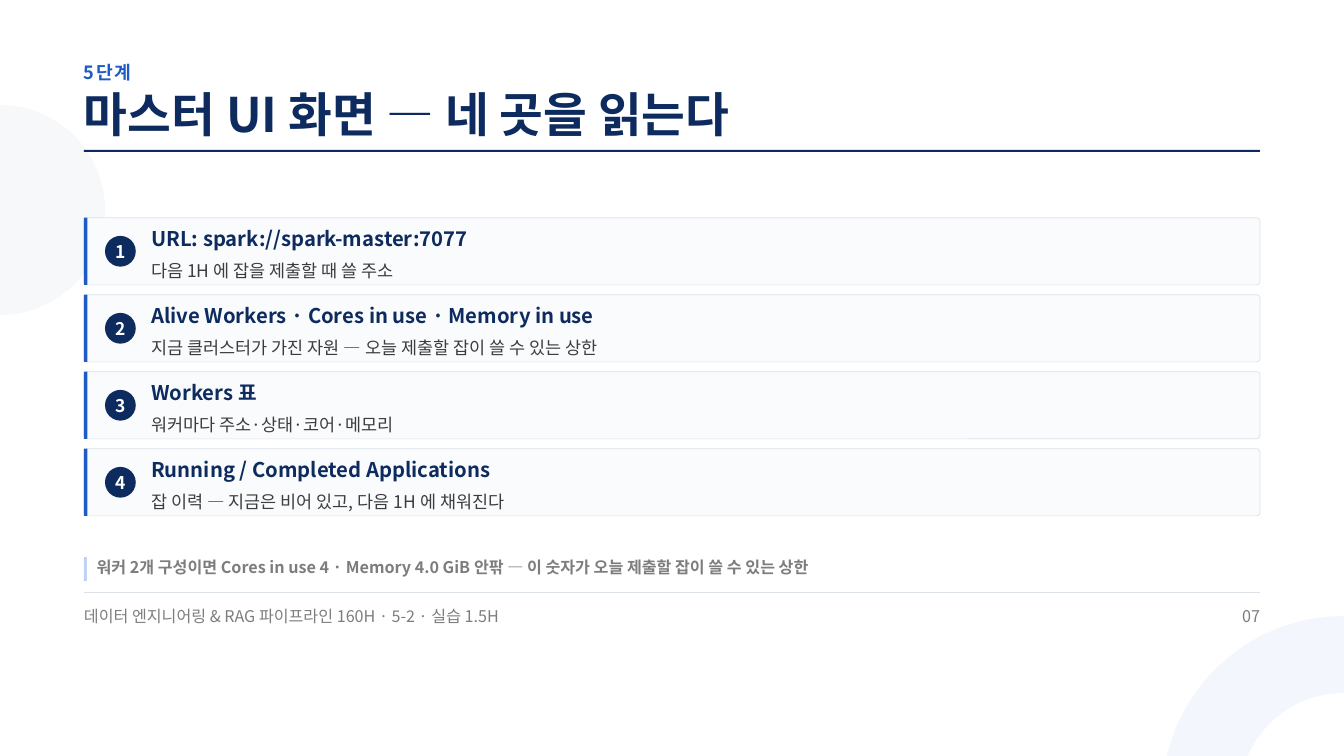
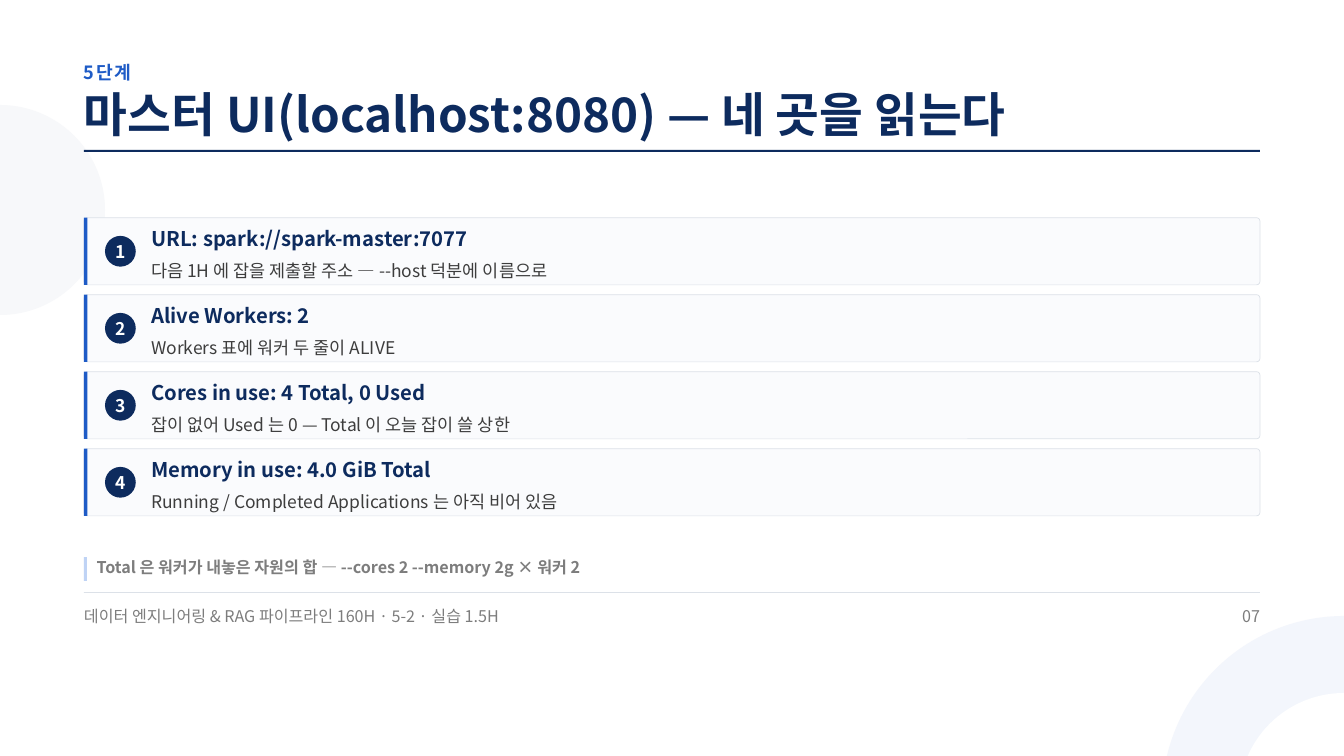
Before and after one commit to aebonlee/materials, a slide deck: slide 7 of data-eng/decks/w5d2s2.pptx. Drawn at 1344x756 pixels with LibreOffice and Linux fonts; fonts in the diff are those of the drawing. Boxes give left, top, right and bottom in pixels: in the first picture for what was removed or moved away, otherwise in the second. Text is boxed around its words. In the diff, an @@ line names an element or a change of style, - is before the commit and + after.

```diff
--- a/data-eng/decks/w5d2s2.pptx
+++ b/data-eng/decks/w5d2s2.pptx
@@ text at [84, 92, 1005, 142]: text changed @@
-마스터 UI 화면 — 네 곳을 읽는다
+마스터 UI(localhost:8080) — 네 곳을 읽는다
@@ text at [151, 262, 547, 279]: text changed @@
-다음 1H 에 잡을 제출할 때 쓸 주소
+다음 1H 에 잡을 제출할 주소 — --host 덕분에 이름으로
@@ text at [151, 306, 396, 356]: text changed; size 21.8 to 18.8 pt; text colour #0D2B5E to #3D3D3D; bold off @@
-Alive Workers · Cores in use · Memory in use
-지금 클러스터가 가진 자원 — 오늘 제출할 잡이 쓸 수 있는 상한
+Alive Workers: 2
+Workers 표에 워커 두 줄이 ALIVE
@@ text at [151, 383, 510, 433]: text changed @@
-Workers 표
-워커마다 주소·상태·코어·메모리
+Cores in use: 4 Total, 0 Used
+잡이 없어 Used 는 0 — Total 이 오늘 잡이 쓸 상한
@@ text at [151, 460, 557, 513]: text changed; size 21.8 to 18.8 pt; text colour #0D2B5E to #3D3D3D; bold off @@
-Running / Completed Applications
-잡 이력 — 지금은 비어 있고, 다음 1H 에 채워진다
+Memory in use: 4.0 GiB Total
+Running / Completed Applications 는 아직 비어 있음
@@ text at [97, 559, 581, 577]: text changed @@
-워커 2개 구성이면 Cores in use 4 · Memory 4.0 GiB 안팎 — 이 숫자가 오늘 제출할 잡이 쓸 수 있는 상한
+Total 은 워커가 내놓은 자원의 합 — --cores 2 --memory 2g × 워커 2
```
Also in this commit, not shown: 9 other slides changed, 11 other files.
